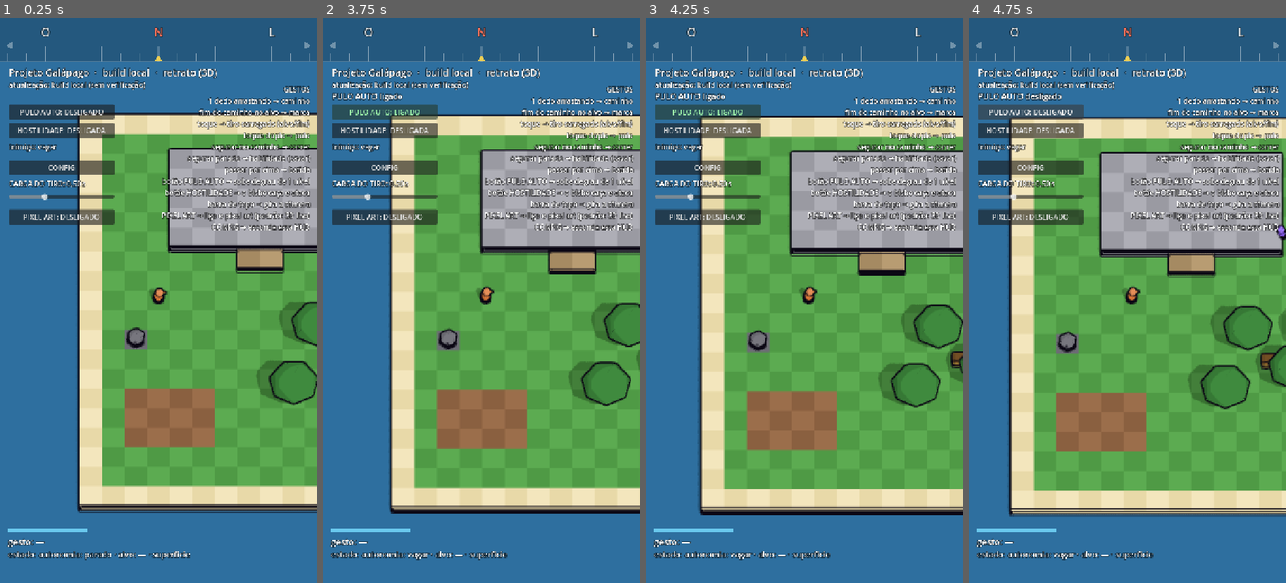
Above: before the commit, frames 1-4 (left to right).
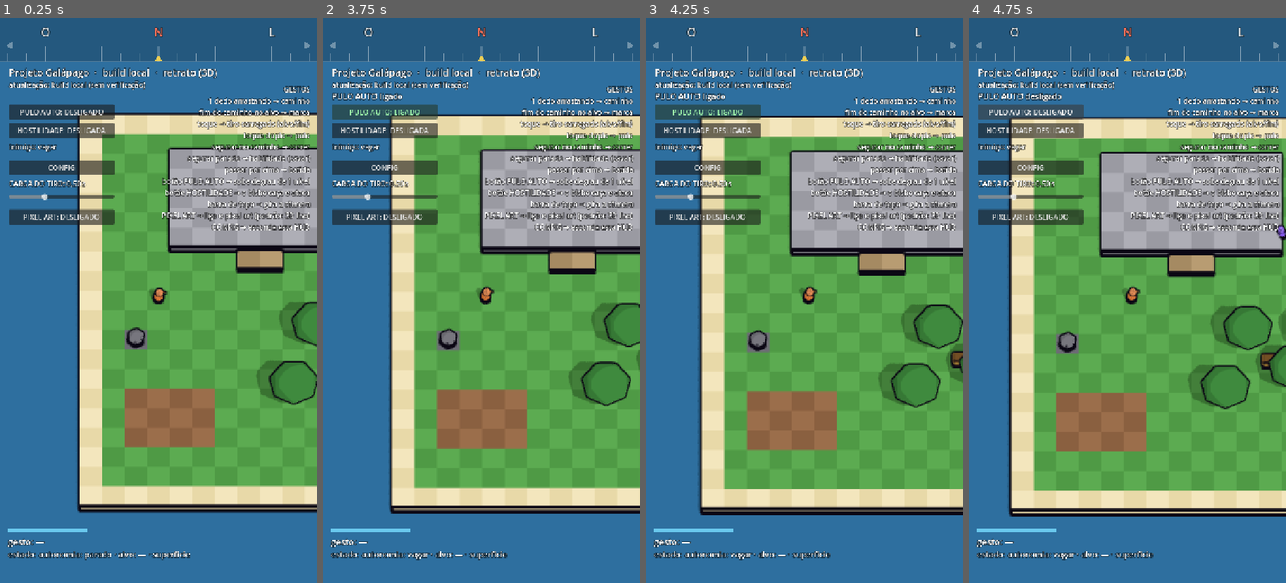
Above: after the commit, the same moments.

Repository: jonathasptbr-gh/Projeto-Galapago
Game: Godot game, scene res://jogo/main.tscn
Same seed, same stepped clock (60 frames per second), same inputs: the game is played once before the commit and once after it.
Inputs:
- Up to frame 1 (0.25 s): no input
- Up to frame 2 (3.75 s): click "PULO AUTO: DESLIGADO" at 0.5 s; click "PULO AUTO: LIGADO" at 1.25 s; click "PIXEL ART: DESLIGADO" at 2 s; click "PIXEL ART: LIGADO" at 2.75 s; click "PULO AUTO: DESLIGADO" at 3.5 s
- Up to frame 3 (4.25 s): no input
- Up to frame 4 (4.75 s): click "PULO AUTO: LIGADO" at 4.25 s

The runs differ from the first frame. In frame 1, 0.7% of the frame differs, in the area x 24-100%, y 22-88%; in frame 2, 0.8%; in frame 3, 0.6%; in frame 4, 1.2%, in the area x 13-100%, y 36-89%.

Commit message:
jogo: contorno de vinco sem faixa clara no meio da quina (MSAA: normal do centro por braços de 1–2 px, sem o pixel chanfrado; offset inteiro na linha 1) (P24)

Diff:
--- a/jogo/mundo3d/contorno_tela.gdshader
+++ b/jogo/mundo3d/contorno_tela.gdshader
@@ -15,8 +15,9 @@
 //    objeto, como qualquer fundo.
 // Plano inclinado (chão visto em ângulo, parede rasante): o próprio pixel
 // estima a inclinação local (diferença de 1 px, o MENOR dos dois lados em
-// cada eixo — robusto encostado numa borda) e desconta |o|·g de cada vizinho:
-// o chão não se contorna e a borda interna de esfera não engrossa.
+// cada eixo — robusto encostado numa borda) e desconta |o|·g de cada vizinho
+// (o = offset INTEIRO do texel lido: o filtro é nearest): o chão não se
+// contorna e a borda interna de esfera não engrossa.
 // AA: 16 amostras (8 a `raio`, 8 a 0,55·`raio` giradas 22,5°); cada uma
 // conta smoothstep(limiar_inicio, limiar, diferença); cobertura =
 // soma / `saturacao` (≈ 3 no liso: borda externa suave, largura parecida em
@@ -25,8 +26,18 @@
 // parede×chão, topo×lateral de caixa, rampa×parede, quina que desce até o
 // chão. Normal de vista pela profundidade: n = normalize(∂D/∂X, ∂D/∂Y, −1)
 // (D = distância, X/Y em unidades de mundo: px × `w`, o tamanho do pixel no
-// mundo da projeção ortográfica). No centro: o QUADRANTE de 1 px mais plano
-// (a diagonal confere; escolher x e y separados misturava os dois planos).
+// mundo da projeção ortográfica). No centro: o QUADRANTE mais plano (a
+// diagonal confere; escolher x e y separados misturava os dois planos).
+// MSAA (liso, `profundidade_msaa`): o resolve da profundidade (Vulkan Mobile:
+// MAX = a sub-amostra mais perto; Forward+/OpenGL: média) dá ao pixel EM CIMA
+// de uma quina um CHANFRO de ~1 px, fora dos dois planos — e só quando as
+// faces caem em sub-amostras diferentes (depende do ângulo). Com `zc` nas
+// diferenças a normal do centro saía híbrida e a linha clareava NO MEIO. Por
+// isso o centro não usa `zc`: braços de 1 e 2 px para fora em x e y, cada um
+// extrapola o plano no centro; erro = desencontro dos dois + a diagonal; `zp`
+// (profundidade do PLANO no centro) substitui `zc` na oclusão e no ponto do
+// meio; plano dos braços longe de `zc` (C na borda de objeto, braços no
+// fundo) é penalizado. Pixel Pass (sem MSAA): diferenças de 1 px com `zc`.
 // Anel do vinco: o interno (0,55·`raio`, reusado da linha 1) quando tem ≥ 2
 // px; o externo no Pixel Pass (os 8 vizinhos). Em cada amostra S (geometria do
 // texel lido), 2 vizinhos de 1 px PARA FORA; um salto ali (silhueta) descarta
@@ -35,7 +46,9 @@
 //    ±`banda_vinco_graus`): 75° deixa de fora as facetas da copa (51–58°), o
 //    tronco (60°), a borda do topo da pedra (68°) e a cápsula do ator;
 //  - o ponto do meio C→S cai num dos dois planos (um vinco só; faceta estreita
-//    no meio, perto da silhueta da copa, não conta) — fora do Pixel Pass;
+//    no meio, perto da silhueta da copa, não conta) — fora do Pixel Pass; com
+//    MSAA, folga de meio px da diferença de inclinação (o meio que cai no
+//    chanfro do próprio vinco não é faceta);
 //  - não é oclusão com folga: centro à frente do plano de S e S atrás do plano
 //    do centro (ou o inverso) por mais que `limiar_inicio`..`limiar` — aí a
 //    linha (1) desenha. Vinco de verdade (convexo: os dois atrás do plano do
@@ -44,8 +57,8 @@
 // a maior das duas. Liso: linha CENTRADA no vinco (±0,55·`raio`, a largura da
 // (1)). Pixel Pass (`vinco_um_lado`): só o lado mais rasante marca, 1 px.
 // Leituras de profundidade por pixel: 1 centro + 4 em cruz + 4 diagonais +
-// 16 do anel (linha 1) + 16 vizinhos do vinco + 8 pontos do meio = 49 no liso
-// (41 no Pixel Pass: sem o ponto do meio).
+// 4 braços de 2 px + 16 do anel (linha 1) + 16 vizinhos do vinco + 8 pontos
+// do meio = 53 no liso (41 no Pixel Pass: sem braços de 2 px nem ponto do meio).
 // Uniforms:
 //   cor_contorno      source_color — cor da linha (a mesma da casca)
 //   raio              px da textura de profundidade (= px renderizados)
@@ -56,6 +69,7 @@
 //   banda_vinco_graus   meia-largura da rampa do ângulo
 //   saturacao_vinco     soma de amostras do vinco que dá cobertura 1
 //   vinco_um_lado       só o lado mais rasante marca (Pixel Pass)
+//   profundidade_msaa   profundidade resolvida de MSAA (liso): centro sem `zc`
 // Compila no Mobile (Vulkan) e no Compatibility (OpenGL 3): hint_depth_texture,
 // INV_PROJECTION_MATRIX, VIEWPORT_SIZE e CURRENT_RENDERER (NDC z de 0..1 no
 // Vulkan, −1..1 no OpenGL) — nada exclusivo do Forward+ (sem
@@ -72,6 +86,7 @@
 uniform float banda_vinco_graus = 5.0;
 uniform float saturacao_vinco = 2.0;
 uniform bool vinco_um_lado = false;
+uniform bool profundidade_msaa = true;
 uniform sampler2D profundidade : hint_depth_texture, filter_nearest, repeat_disable;
 
 void vertex() {
@@ -107,25 +122,6 @@
 	float zd = z_em(uv - vec2(0.0, px.y), INV_PROJECTION_MATRIX);
 	float zu = z_em(uv + vec2(0.0, px.y), INV_PROJECTION_MATRIX);
 	vec2 g = vec2(min(abs(zr - zc), abs(zc - zl)), min(abs(zu - zc), abs(zc - zd)));
-	// inclinação do centro (por unidade de mundo): o QUADRANTE mais plano —
-	// (lado x, lado y) cuja diagonal cai no plano de 1 px dos dois lados. Escolher
-	// x e y separados mistura os dois planos de um vinco (normal híbrida: a
-	// linha saía oca/tracejada); o quadrante plano é sempre de um plano só.
-	vec2 sc = vec2(0.0);
-	float melhor = 1e20;
-	for (int q = 0; q < 4; q++) {
-		vec2 sq = vec2(q < 2 ? 1.0 : -1.0, (q == 0 || q == 3) ? 1.0 : -1.0);
-		float dx = (sq.x > 0.0 ? zr : zl) - zc;
-		float dy = (sq.y > 0.0 ? zu : zd) - zc;
-		float zq = z_em(uv + sq * px, INV_PROJECTION_MATRIX);
-		float erro = abs(zq - zc - dx - dy) + 1e-3 * (abs(dx) + abs(dy));
-		if (erro < melhor) {
-			melhor = erro;
-			sc = vec2(dx, dy) * sq / w;
-		}
-	}
-	vec3 nc = normalize(vec3(sc, -1.0));
-
 	float r2 = raio * 0.55;
 	// o anel do vinco: o interno (0,55·raio) quando tem ≥ 2 px; no Pixel Pass
 	// (raio 1) o externo, que pega os 8 vizinhos (o interno só pega os 4 em
@@ -134,6 +130,66 @@
 	// diferença de 1 px que já é salto (silhueta), não inclinação: o maior
 	// entre `limiar_inicio` e uma inclinação de ~80° (6 px de mundo por px)
 	float salto = max(limiar_inicio, 6.0 * max(w.x, w.y));
+	// inclinação do centro (por unidade de mundo) e `zp`, a profundidade do
+	// PLANO do centro: o QUADRANTE mais plano — (lado x, lado y) cuja diagonal
+	// cai no plano dos dois lados. Escolher x e y separados mistura os dois
+	// planos de um vinco (normal híbrida: a linha saía oca/tracejada); o
+	// quadrante plano é sempre de um plano só.
+	vec2 sc = vec2(0.0);
+	float zp = zc;
+	float melhor = 1e20;
+	if (profundidade_msaa) {
+		// MSAA: o pixel EM CIMA da quina tem profundidade de chanfro (nenhum dos
+		// dois planos) — por isso nada aqui usa `zc`: braços de 1 e 2 px PARA
+		// FORA; inclinação dentro do braço; cada braço extrapola o plano no
+		// centro (z0x, z0y); a diagonal confere e escolhe o z0 que acerta.
+		float zl2 = z_em(uv - vec2(2.0 * px.x, 0.0), INV_PROJECTION_MATRIX);
+		float zr2 = z_em(uv + vec2(2.0 * px.x, 0.0), INV_PROJECTION_MATRIX);
+		float zd2 = z_em(uv - vec2(0.0, 2.0 * px.y), INV_PROJECTION_MATRIX);
+		float zu2 = z_em(uv + vec2(0.0, 2.0 * px.y), INV_PROJECTION_MATRIX);
+		for (int q = 0; q < 4; q++) {
+			vec2 sq = vec2(q < 2 ? 1.0 : -1.0, (q == 0 || q == 3) ? 1.0 : -1.0);
+			float a1 = sq.x > 0.0 ? zr : zl;
+			float a2 = sq.x > 0.0 ? zr2 : zl2;
+			float b1 = sq.y > 0.0 ? zu : zd;
+			float b2 = sq.y > 0.0 ? zu2 : zd2;
+			float zq = z_em(uv + sq * px, INV_PROJECTION_MATRIX);
+			float da = a2 - a1;  // variação por px, para fora em x
+			float db = b2 - b1;  // idem em y
+			float z0x = a1 - da;
+			float z0y = b1 - db;
+			float ex = abs(zq - z0x - da - db);
+			float ey = abs(zq - z0y - da - db);
+			float z0 = ex <= ey ? z0x : z0y;
+			// plano dos braços longe de C (C é a última fileira de um objeto
+			// na frente, braços no fundo): não é o plano de C — penaliza
+			float erro = abs(z0x - z0y) + min(ex, ey) + 1e-3 * (abs(da) + abs(db))
+				+ 10.0 * max(abs(z0 - zc) - salto, 0.0);
+			if (erro < melhor) {
+				melhor = erro;
+				sc = vec2(da, db) * sq / w;
+				zp = z0;
+			}
+		}
+		if (abs(zp - zc) > salto) {
+			zp = zc;
+		}
+	} else {
+		// sem MSAA (Pixel Pass): o centro é um ponto só; diferenças de 1 px
+		for (int q = 0; q < 4; q++) {
+			vec2 sq = vec2(q < 2 ? 1.0 : -1.0, (q == 0 || q == 3) ? 1.0 : -1.0);
+			float dx = (sq.x > 0.0 ? zr : zl) - zc;
+			float dy = (sq.y > 0.0 ? zu : zd) - zc;
+			float zq = z_em(uv + sq * px, INV_PROJECTION_MATRIX);
+			float erro = abs(zq - zc - dx - dy) + 1e-3 * (abs(dx) + abs(dy));
+			if (erro < melhor) {
+				melhor = erro;
+				sc = vec2(dx, dy) * sq / w;
+			}
+		}
+	}
+	vec3 nc = normalize(vec3(sc, -1.0));
+
 	float cos_alto = cos(radians(limiar_vinco_graus - banda_vinco_graus));
 	float cos_baixo = cos(radians(limiar_vinco_graus + banda_vinco_graus));
 
@@ -142,18 +198,19 @@
 	for (int i = 0; i < 8; i++) {
 		float a = float(i) * 0.785398;
 		vec2 dir = vec2(cos(a), sin(a));
-		vec2 o = dir * raio;
+		// offsets INTEIROS: o filtro é nearest, então o texel lido fica a
+		// floor(o + 0,5) px do centro — é essa a distância que se compensa
+		vec2 o = floor(dir * raio + 0.5);
 		float z1 = z_em(uv + o * px, INV_PROJECTION_MATRIX);
 		float dz = zc - z1 - dot(abs(o), g);
 		soma += smoothstep(limiar_inicio, limiar, dz);
-		vec2 o2 = vec2(cos(a + 0.392699), sin(a + 0.392699)) * r2;
+		vec2 o2 = floor(vec2(cos(a + 0.392699), sin(a + 0.392699)) * r2 + 0.5);
 		float z2 = z_em(uv + o2 * px, INV_PROJECTION_MATRIX);
 		float dz2 = zc - z2 - dot(abs(o2), g);
 		soma += smoothstep(limiar_inicio, limiar, dz2);
 
-		// --- vinco com a amostra S (o texel que o filtro nearest leu: offset
-		// inteiro `ov`, a geometria certa do ponto) ---
-		vec2 ov = floor((externo ? o : o2) + 0.5);
+		// --- vinco com a amostra S (o mesmo texel: offset inteiro `ov`) ---
+		vec2 ov = externo ? o : o2;
 		float zs = externo ? z1 : z2;
 		vec2 uvs = uv + ov * px;
 		// normal de S: 2 vizinhos de 1 px para FORA do centro (do lado de dentro
@@ -168,7 +225,7 @@
 		vec3 ns = normalize(vec3(ss, -1.0));
 		float ang = 1.0 - smoothstep(cos_baixo, cos_alto, dot(nc, ns));
 		// oclusão com folga: um à frente do plano do outro
-		vec3 d = vec3(ov * w, zs - zc);
+		vec3 d = vec3(ov * w, zs - zp);
 		float e_s = dot(d, nc);   // > 0: S à frente do plano do centro
 		float e_c = -dot(d, ns);  // > 0: centro à frente do plano de S
 		float ocl = min(max(e_c, 0.0), max(-e_s, 0.0)) + min(max(-e_c, 0.0), max(e_s, 0.0));
@@ -179,9 +236,16 @@
 		float um_vinco = 1.0;
 		if (!externo) {
 			vec2 om = floor(ov * 0.5 + 0.5);
-			float zm = z_em(uv + om * px, INV_PROJECTION_MATRIX);
-			float em = min(abs(zm - zc - dot(sc, om * w)), abs(zm - zs - dot(ss, (om - ov) * w)));
-			float desvio = abs(zs - zc - dot(sc, ov * w)) + 1e-5;
+			float zm = om == vec2(0.0) ? zp : z_em(uv + om * px, INV_PROJECTION_MATRIX);
+			float em = min(abs(zm - zp - dot(sc, om * w)), abs(zm - zs - dot(ss, (om - ov) * w)));
+			float desvio = abs(zs - zp - dot(sc, ov * w)) + 1e-5;
+			if (profundidade_msaa) {
+				// meio EM CIMA do vinco: chanfro do resolve, fora dos dois planos
+				// por até ~meio px da diferença de inclinação ao longo de C→S —
+				// é o próprio vinco, não uma faceta no meio: essa folga não conta
+				float folga = 0.5 * abs(dot(sc - ss, ov * w)) / length(ov);
+				em = max(em - folga, 0.0);
+			}
 			um_vinco = 1.0 - smoothstep(0.12, 0.3, em / desvio);
 		}
 		float v = medivel * ang * um_vinco * (1.0 - smoothstep(limiar_inicio, limiar, ocl));
--- a/jogo/mundo3d/vista.gd
+++ b/jogo/mundo3d/vista.gd
@@ -30,7 +30,9 @@
 ##   profundidade (unidades de mundo) que dá linha cheia. O mesmo shader
 ##   soma a linha de VINCO (S7: mudança brusca de orientação, parede×chão,
 ##   quina até o chão): `limiar_vinco_graus`; saturação 2 no liso, 1 e um
-##   lado só (`vinco_um_lado`) no Pixel Pass.
+##   lado só (`vinco_um_lado`) no Pixel Pass. `profundidade_msaa` (liso,
+##   MSAA 4×): a normal do centro vem dos braços de 1–2 px, sem a
+##   profundidade do próprio pixel (chanfrada pelo resolve em cima da quina).
 ## - `aplicar_camera(cam3d)`: chamar TODO quadro, depois de `cam3d.seguir` /
 ##   `avancar`; `cam3d` = sim/camera3d.gd. Posiciona a Camera3D, o tamanho
 ##   ortográfico, near/far justos ao que a vista mostra (a sombra direcional
@@ -238,12 +240,14 @@
 		_mat_contorno.set_shader_parameter("saturacao", 1.0)
 		_mat_contorno.set_shader_parameter("saturacao_vinco", 1.0)
 		_mat_contorno.set_shader_parameter("vinco_um_lado", true)
+		_mat_contorno.set_shader_parameter("profundidade_msaa", false)
 	else:
 		var kf := float(sv.size.y) / maxf(_tela.y, 1.0)
 		_mat_contorno.set_shader_parameter("raio", maxf(espessura_contorno * kf, 1.0))
 		_mat_contorno.set_shader_parameter("saturacao", 3.0)
 		_mat_contorno.set_shader_parameter("saturacao_vinco", 2.0)
 		_mat_contorno.set_shader_parameter("vinco_um_lado", false)
+		_mat_contorno.set_shader_parameter("profundidade_msaa", true)
 	sv.screen_space_aa = (Viewport.SCREEN_SPACE_AA_FXAA if fxaa_liso and not pixel_pass
 		else Viewport.SCREEN_SPACE_AA_DISABLED)
 	# nearest no Pixel Pass (ampliação inteira do pixel art); linear no liso
--- a/testes/test_contorno_tela.gd
+++ b/testes/test_contorno_tela.gd
@@ -72,3 +72,23 @@
 	v.limiar_vinco_graus = 80.0
 	igual(mat.get_shader_parameter("limiar_vinco_graus"), 80.0, "setter repassa ao shader")
 	v.free()
+
+
+func test_profundidade_msaa_liga_no_liso() -> void:
+	# MSAA 4× no liso: a profundidade resolvida chanfra o pixel em cima da
+	# quina; o centro do vinco estima a normal sem ele. Pixel Pass (sem MSAA)
+	# fica no método de 1 px.
+	var v: CanvasLayer = Vista.new()
+	var mat: ShaderMaterial = v.contorno.material_override
+	var nomes := []
+	for u in mat.shader.get_shader_uniform_list():
+		nomes.append(String(u["name"]))
+	checar("profundidade_msaa" in nomes, "uniform profundidade_msaa no shader")
+	# na árvore: _ready → _reconfigurar; o setter de pixel_pass reconfigura
+	(Engine.get_main_loop() as SceneTree).root.add_child(v)
+	igual(v.sv.msaa_3d, Viewport.MSAA_4X, "liso com MSAA 4×")
+	igual(mat.get_shader_parameter("profundidade_msaa"), true, "liso: profundidade_msaa ligado")
+	v.pixel_pass = true
+	igual(v.sv.msaa_3d, Viewport.MSAA_DISABLED, "Pixel Pass sem MSAA")
+	igual(mat.get_shader_parameter("profundidade_msaa"), false, "Pixel Pass: profundidade_msaa desligado")
+	v.free()
Not shown, changed: docs/GODOT.md
Not shown, changed: docs/HISTORICO.md
